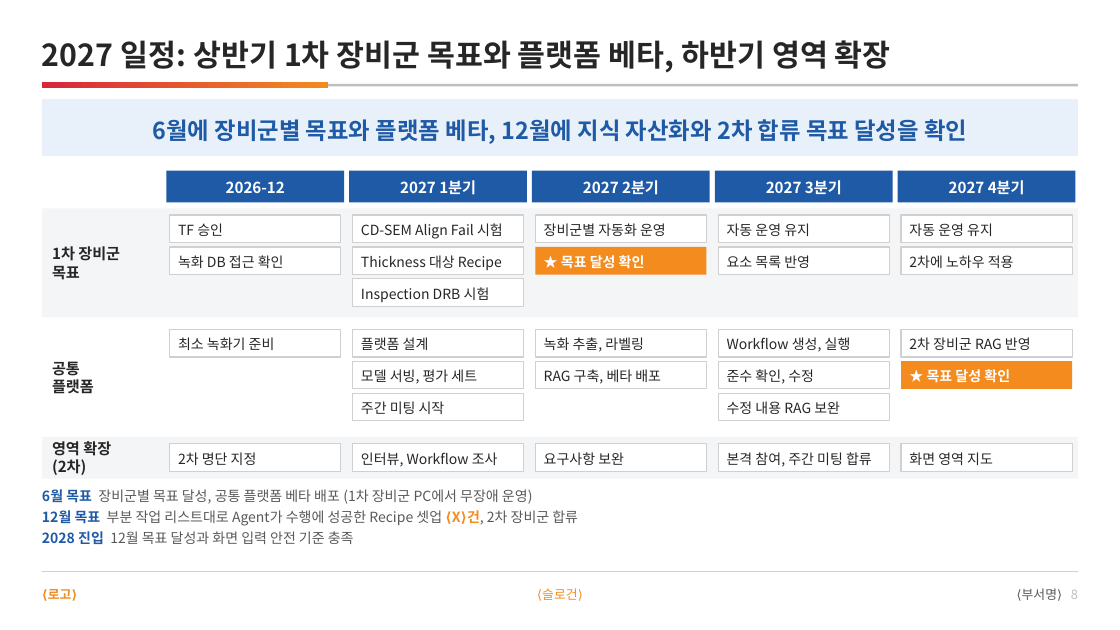
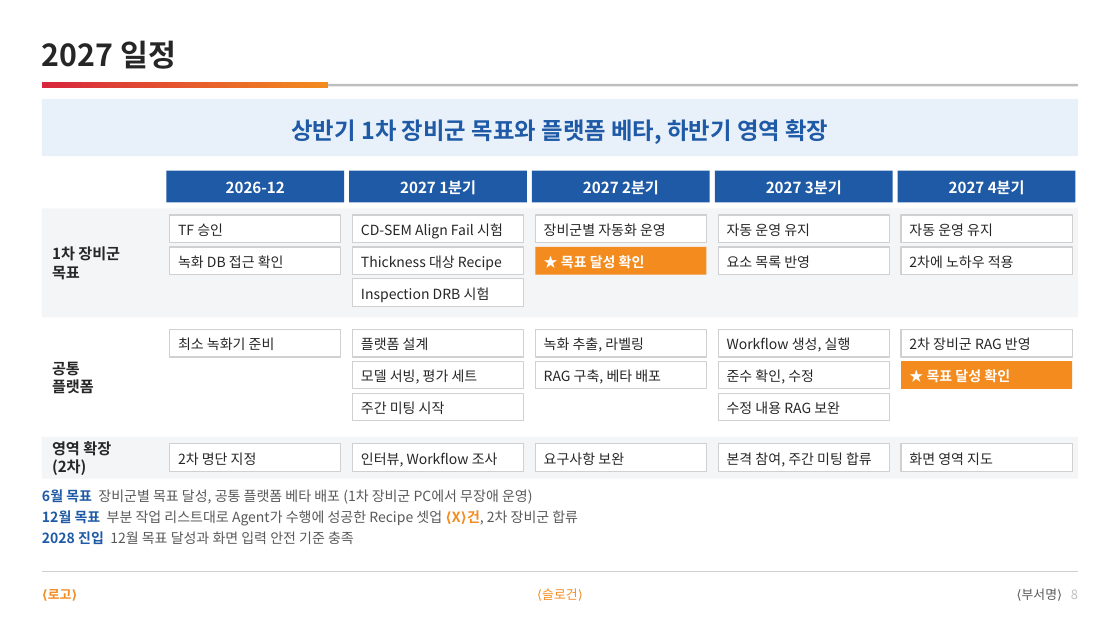
Before and after one commit to DarrenKoi/pm_notes, a slide deck: slide 8 of my-task/arc-tf/deliverables/arc-tf-proposal.pptx. Drawn at 1120x630 pixels with LibreOffice and Linux fonts; fonts in the diff are those of the drawing. Boxes give left, top, right and bottom in pixels: in the first picture for what was removed or moved away, otherwise in the second. Text is boxed around its words. In the diff, an @@ line names an element or a change of style, - is before the commit and + after.

```diff
--- a/my-task/arc-tf/deliverables/arc-tf-proposal.pptx
+++ b/my-task/arc-tf/deliverables/arc-tf-proposal.pptx
@@ text at bbox=[42, 40, 177, 69]: text changed @@
-2027 일정: 상반기 1차 장비군 목표와 플랫폼 베타, 하반기 영역 확장
+2027 일정
@@ text at bbox=[291, 119, 828, 144]: text changed @@
-6월에 장비군별 목표와 플랫폼 베타, 12월에 지식 자산화와 2차 합류 목표 달성을 확인
+상반기 1차 장비군 목표와 플랫폼 베타, 하반기 영역 확장
```
Also in this commit, not shown: 8 other files.
